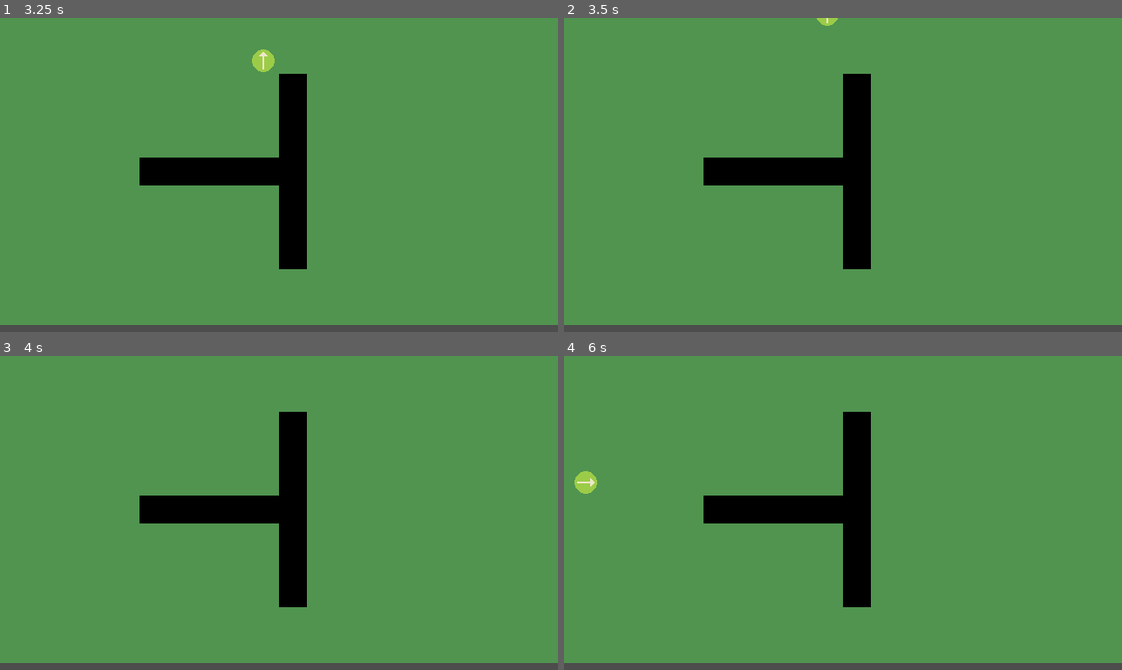
Above: before the commit, frames 1-4 (two rows, left to right).
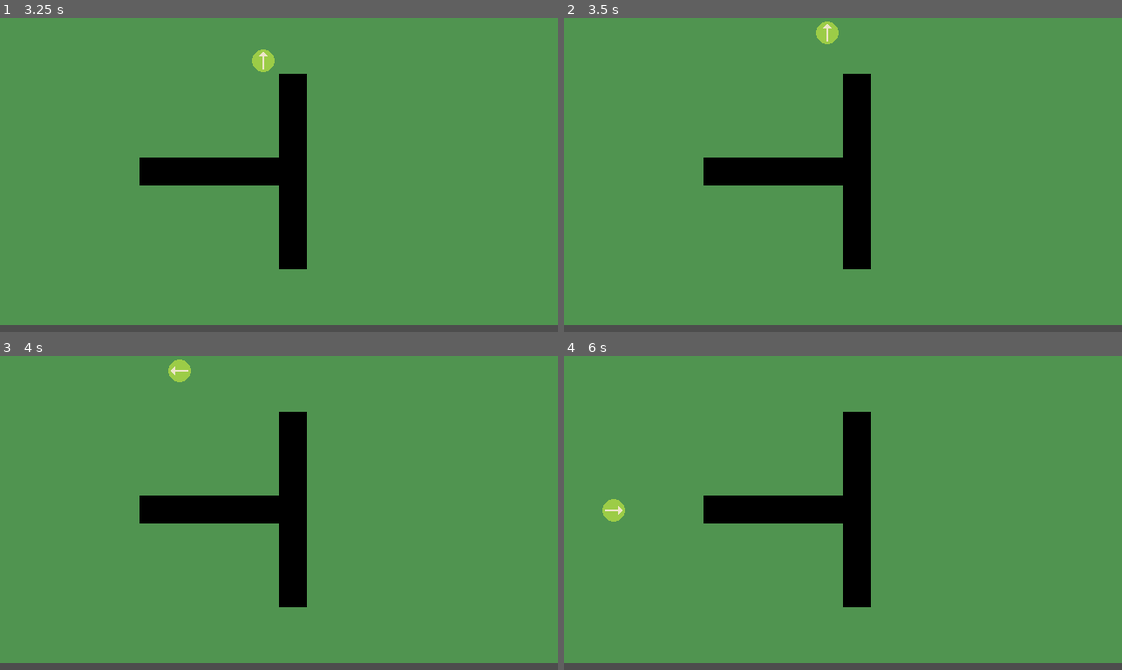
Above: after the commit, the same moments.

Repository: freeze88420/ggj26-spirit-masks-fork
Game: Godot game, scene res://main_stage/main_stage.tscn
Same seed, same stepped clock (60 frames per second), same inputs: the game is played once before the commit and once after it.
Inputs:
- Up to frame 1 (3.25 s): tap Enter at 0.5, 2.75 s; hold D (player_move_right) 0.53-1.28 s; hold S (player_move_down) 1.28-2.03 s; tap Space at 2 s; hold D (player_move_right) 2.03-2.78 s; hold W (player_move_up) from 2.78 s (still down)
- Up to frame 2 (3.5 s): keep holding W (player_move_up)
- Up to frame 3 (4 s): release W (player_move_up) at 3.53 s; hold A (player_move_left) from 3.53 s (still down)
- Up to frame 4 (6 s): release A (player_move_left) at 5.03 s; hold S (player_move_down) 5.03-5.78 s; hold D (player_move_right) from 5.78 s (still down)

Frame 1 is identical in both runs. In frame 2, 0.3% of the frame differs, in the area x 45-50%, y 0-9%; in frame 3, 0.2%; in frame 4, 0.4%, in the area x 1-11%, y 36-53%.

Commit message:
fix: do not allow movement outside of tiles

Diff:
--- a/player/player.gd
+++ b/player/player.gd
@@ -44,7 +44,7 @@
 	var tile_data: TileData = $"../TileMapLayer".get_cell_tile_data(tile_pos)
 
 	if tile_data == null:
-		return true
+		return false
 
 	return !tile_data.get_collision_polygons_count(0) > 0
 
